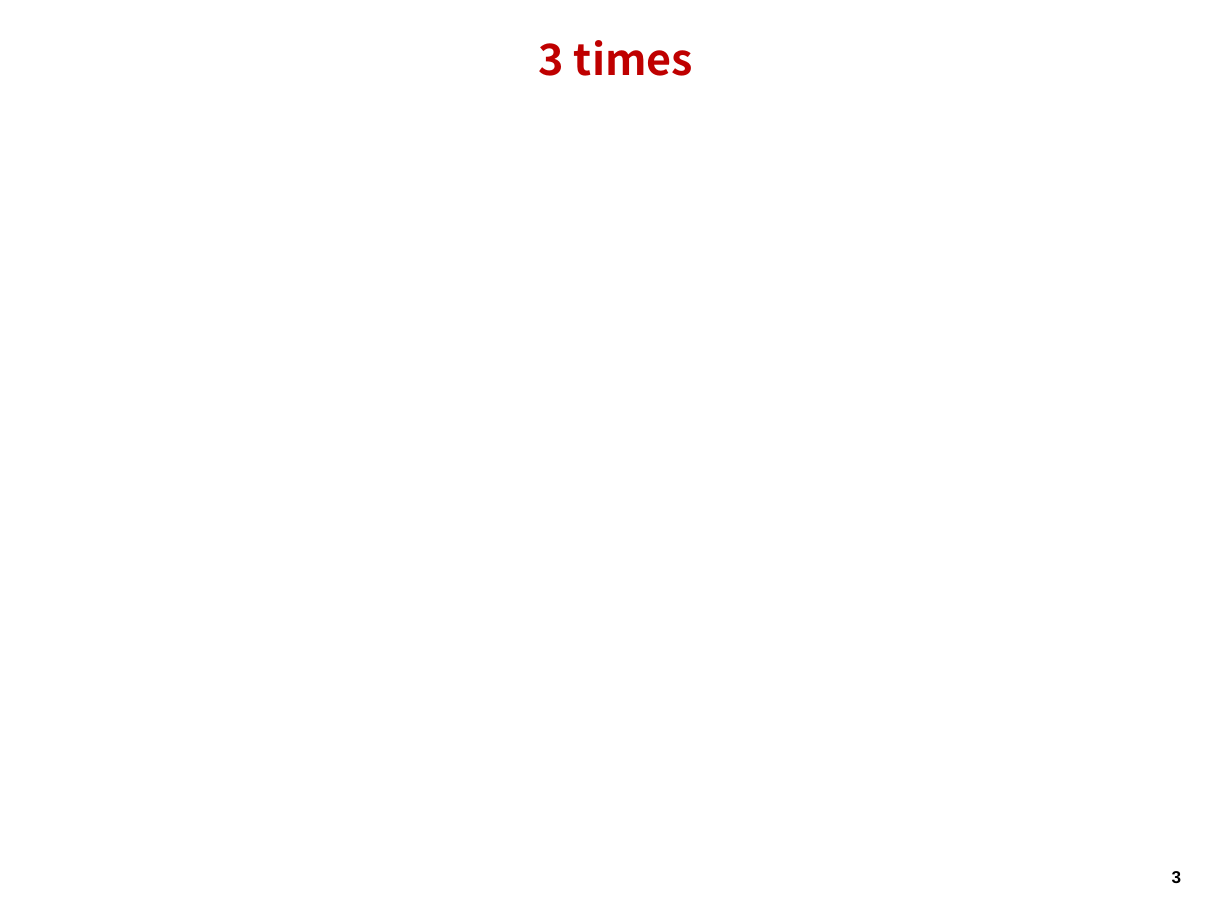
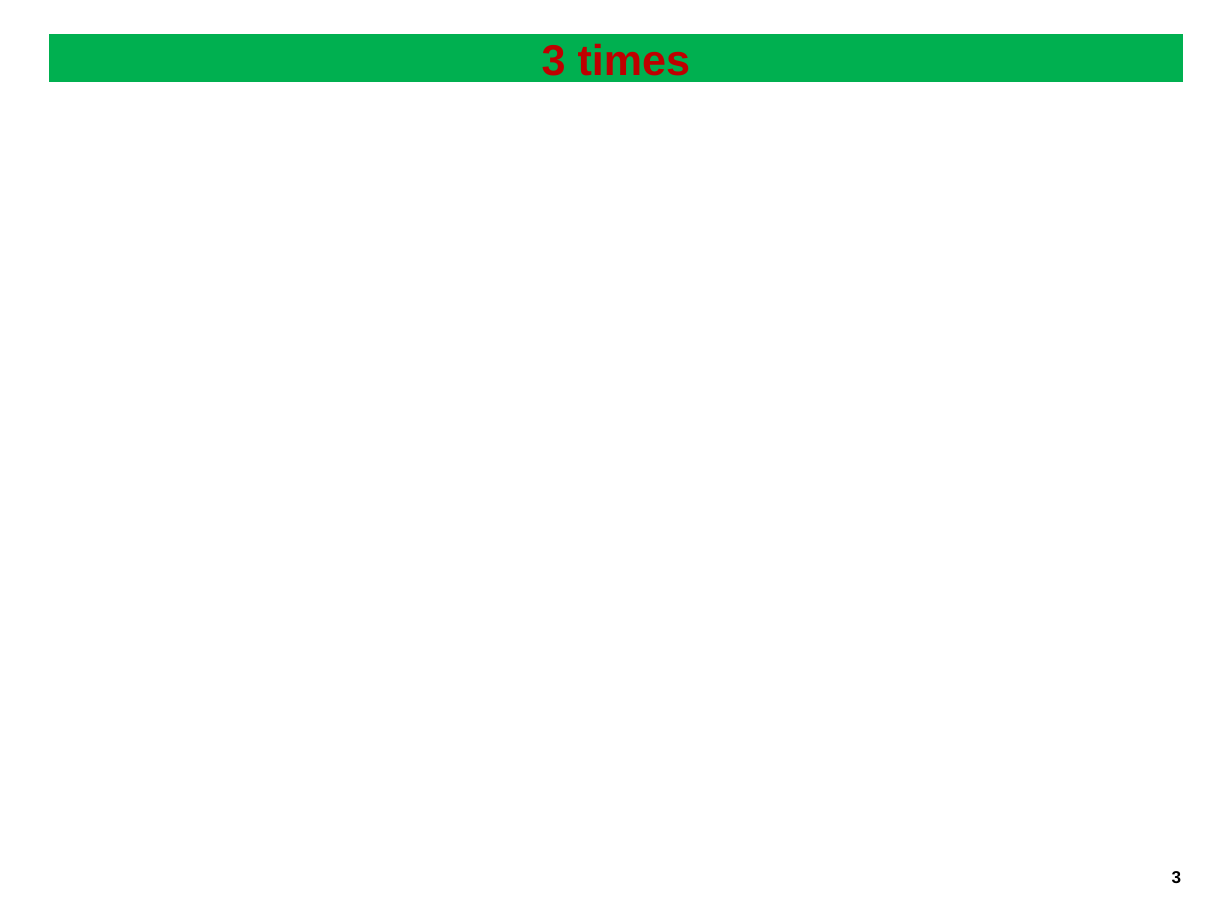
Before and after one commit to hageyahhoo/agile2014, a slide deck: slide 3 of presentations/TechnologyDrivenDevelopment.pptx. Drawn at 1232x924 pixels with LibreOffice and Linux fonts; fonts in the diff are those of the drawing; background and template pictures are left out. Boxes give left, top, right and bottom in pixels: in the first picture for what was removed or moved away, otherwise in the second. Text is boxed around its words. In the diff, an @@ line names an element or a change of style, - is before the commit and + after.

```diff
--- a/presentations/TechnologyDrivenDevelopment.pptx
+++ b/presentations/TechnologyDrivenDevelopment.pptx
@@ title "3 times" at (48,34,1183,83): font Noto Sans CJK JP to Arial; fill none to #00B050 @@
```
Also in this commit, not shown: 3 other slides changed, 3 slides added.
